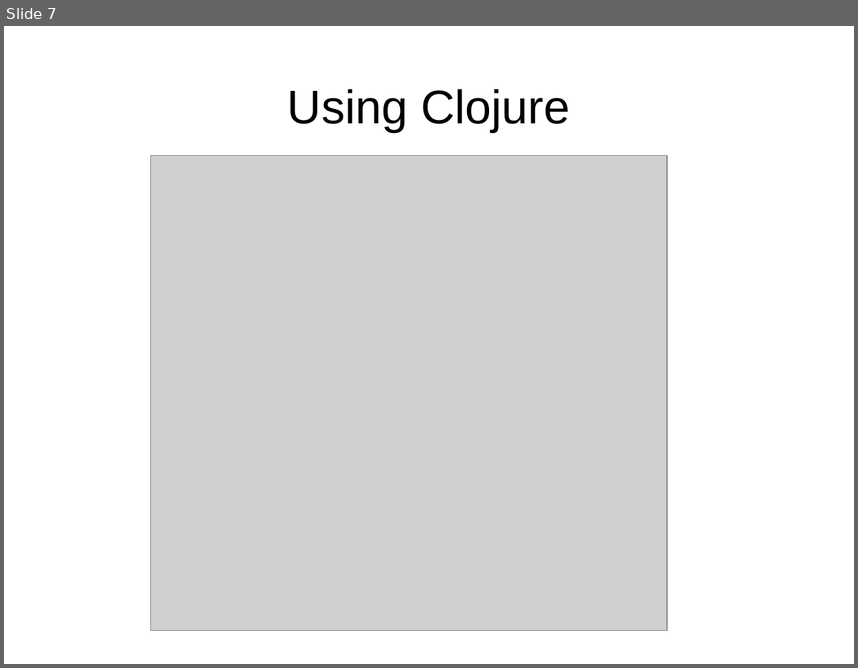
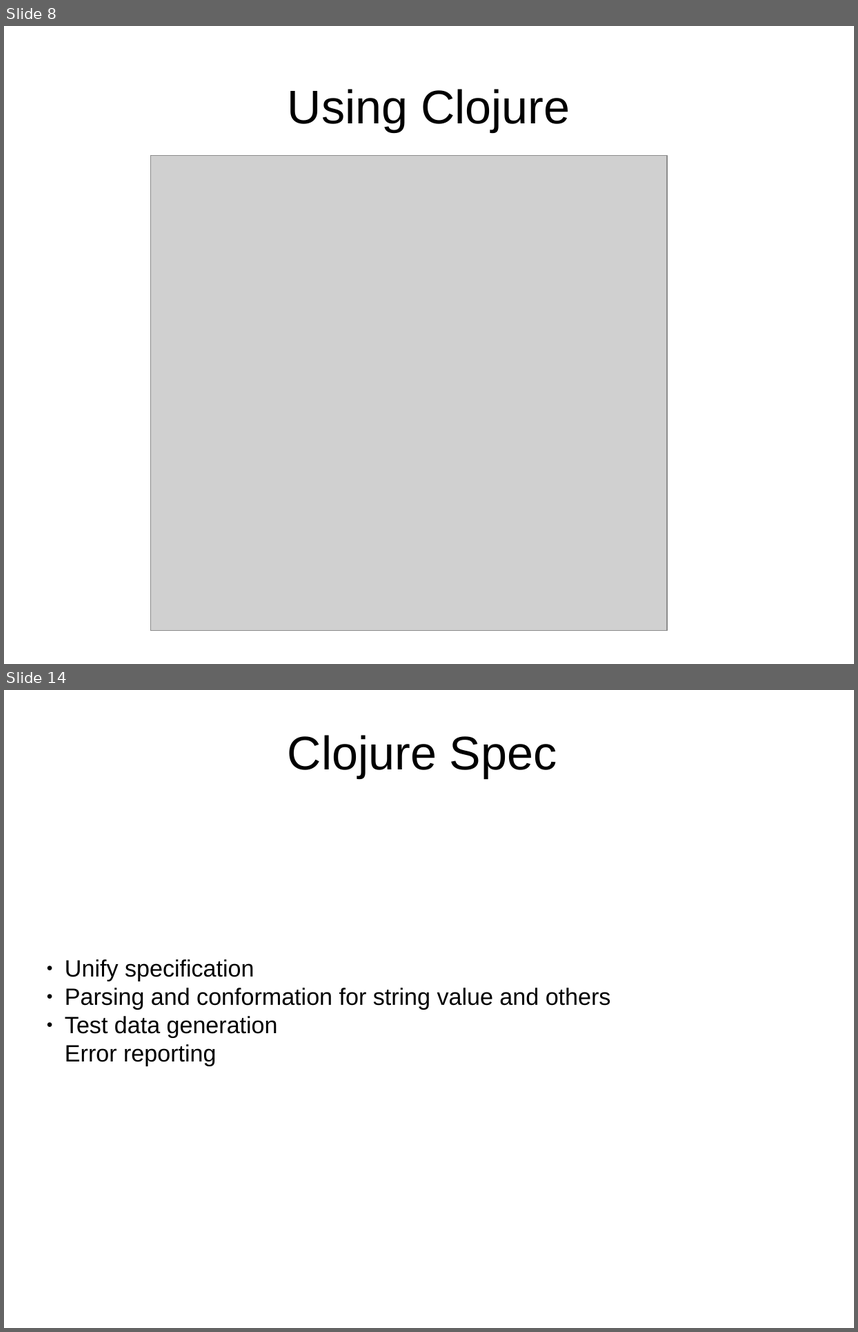
Before and after one commit to Mamun/prac, a slide deck: slide.odp. Shown one above the other, each under a label of ours: slide 7 before the commit, slides 8 and 14 after it; the slides between them are not shown. The pictures are 858x668 and 858x1332 pixels, drawn with LibreOffice and Linux fonts; fonts in the diff are those of the drawing; grey boxes stand for pictures; background and template pictures are left out. Boxes give left, top, right and bottom in pixels: in the first picture for what was removed or moved away, otherwise in the second. Text is boxed around its words. In the diff, an @@ line names an element or a change of style, - is before the commit and + after.

```diff
--- a/slide.odp
+++ b/slide.odp
@@ slide 14 added at box(4, 690, 854, 1328), background picture (left out) @@
@@ title added at box(288, 735, 557, 778), 44 pt, text #000000 @@
+Clojure Spec
@@ subtitle added at box(65, 959, 611, 1066), 22 pt, text #000000 @@
+● Unify specification
+● Parsing and conformation for string value and others
+● Test data generation
+Error reporting
@@ what was slide 7 is now slide 8 @@
```
Also in this commit, not shown: 8 slides changed, 4 other slides added, 3 slides removed, 1 other file.
